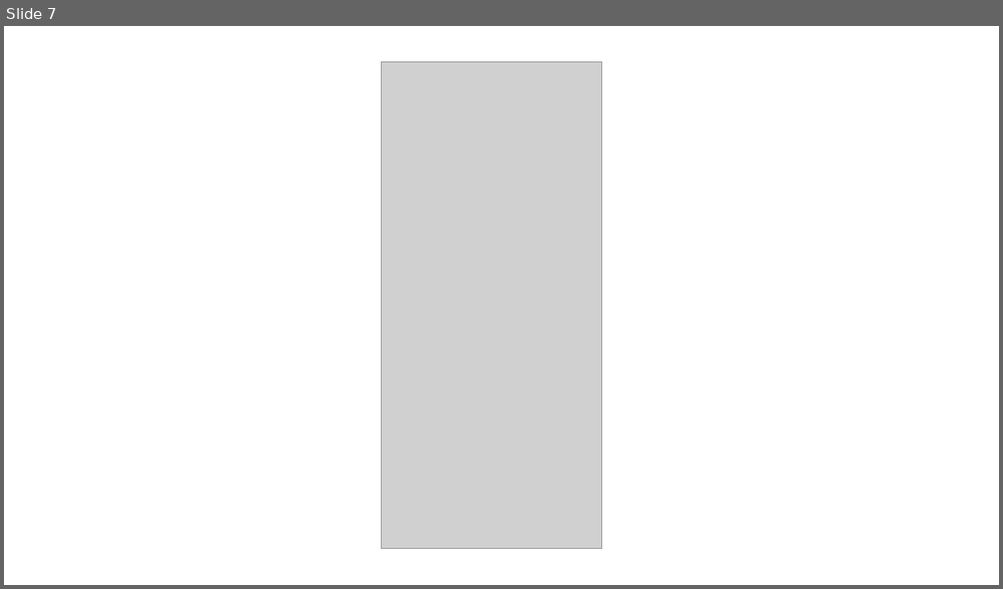
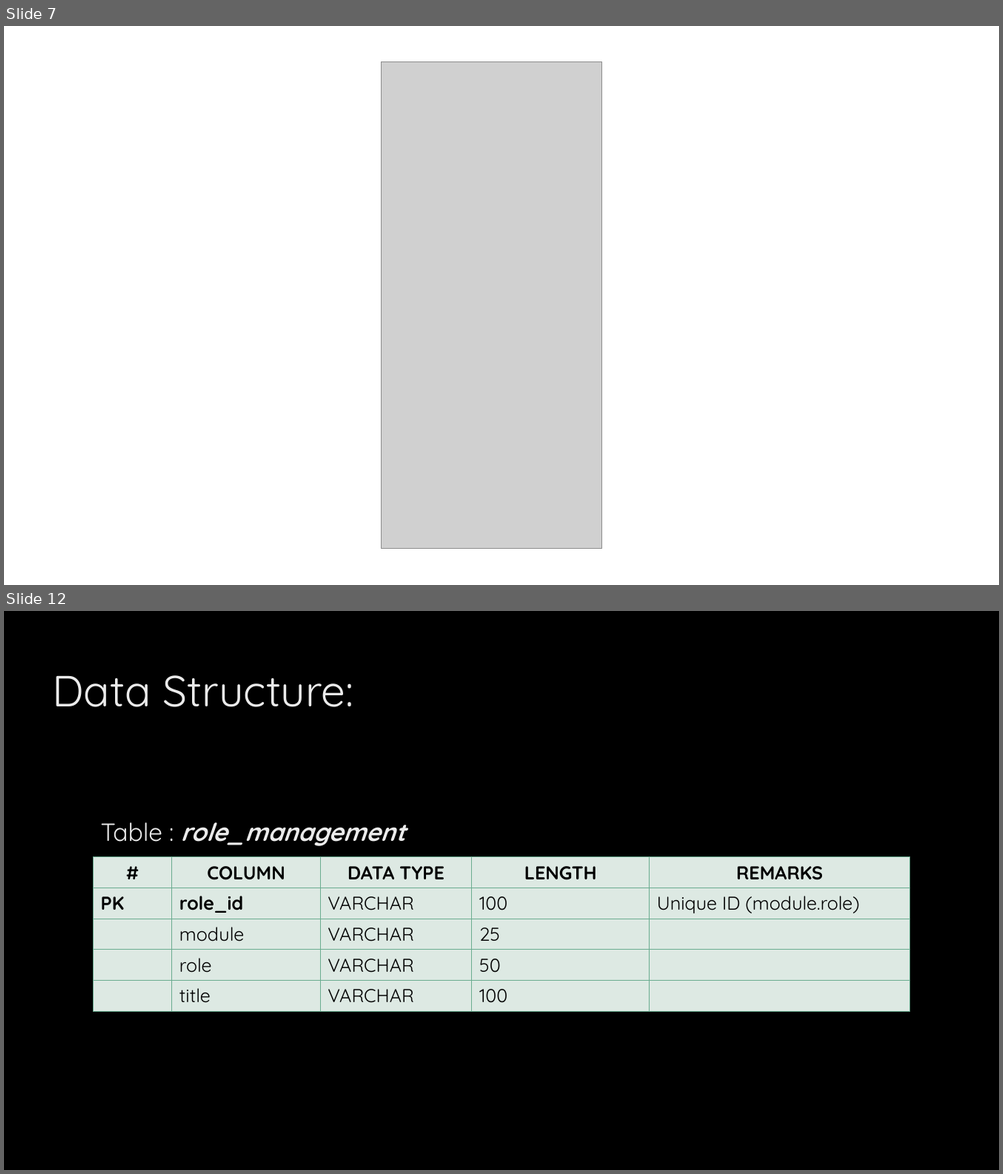
Before and after one commit to em1730/scims_docu, a slide deck: Documentation/Role_Mgmt.pptx. Shown one above the other, each under a label of ours: slide 7 before the commit, slides 7 and 12 after it; the slides between them are not shown. The pictures are 1003x589 and 1003x1174 pixels, drawn with LibreOffice and Linux fonts; fonts in the diff are those of the drawing; grey boxes stand for pictures; background and template pictures are left out. Boxes give left, top, right and bottom in pixels: in the first picture for what was removed or moved away, otherwise in the second. Text is boxed around its words. In the diff, an @@ line names an element or a change of style, - is before the commit and + after.

```diff
--- a/Documentation/Role_Mgmt.pptx
+++ b/Documentation/Role_Mgmt.pptx
@@ slide 12 added at (x1=4, y1=611, x2=999, y2=1170), background picture (left out) @@
@@ title added at (x1=53, y1=675, x2=354, y2=707), 42 pt, text #EBEBEB @@
+Data Structure:
@@ text added at (x1=101, y1=823, x2=406, y2=846), 24 pt, text #EBEBEB, bold, italic @@
+Table : role_management
@@ table added at (x1=94, y1=857, x2=910, y2=1006), 5 rows, 5 columns @@
+# | COLUMN | DATA TYPE | LENGTH | REMARKS
+PK | role_id | VARCHAR | 100 | Unique ID (module.role)
+ | module | VARCHAR | 25 | 
+ | role | VARCHAR | 50 | 
+ | title | VARCHAR | 100 | 
```
Also in this commit, not shown: 18 slides changed, 17 other slides added, 13 slides removed, 4 other files.
